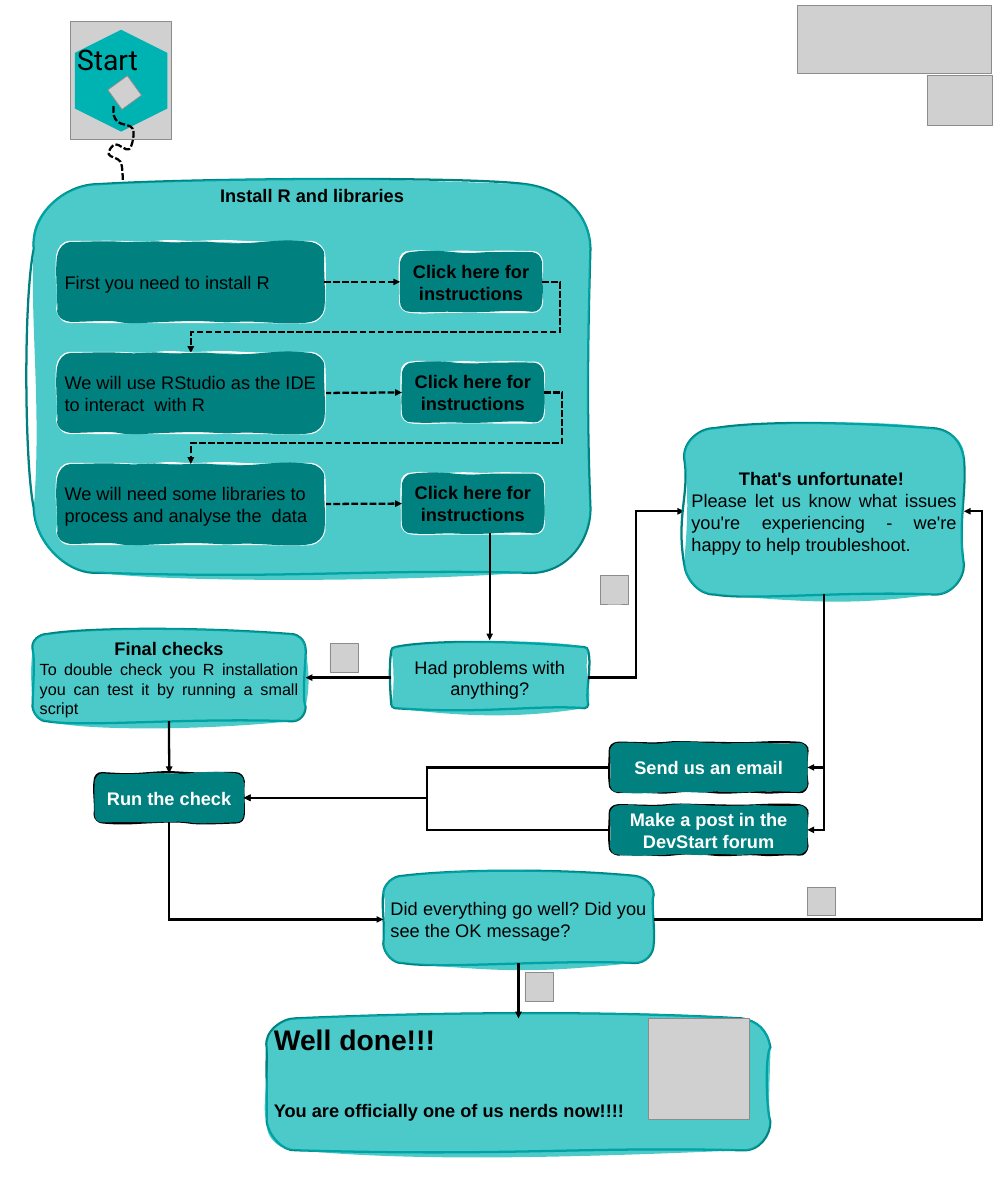
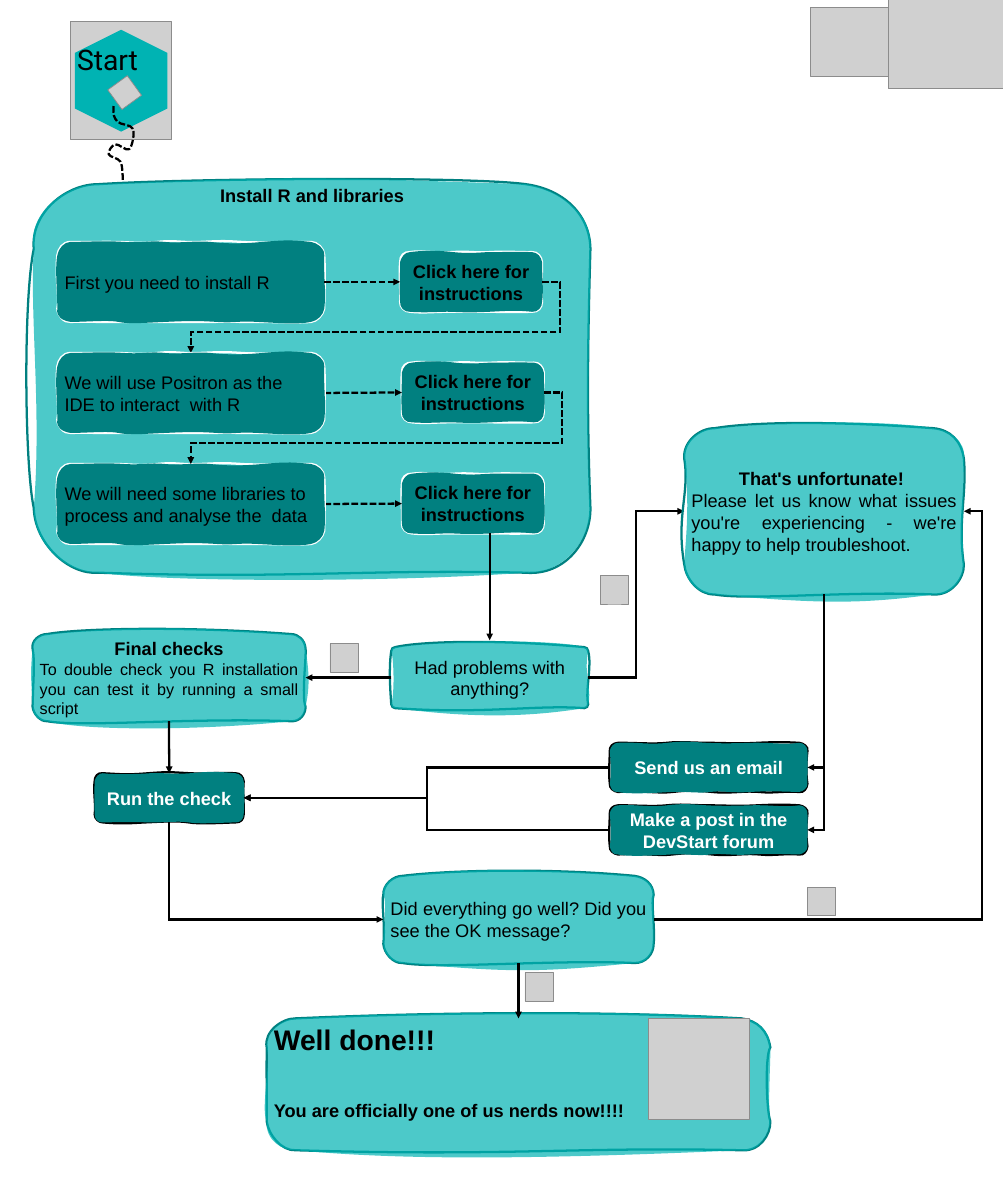
Before and after one commit to DevStart-Hub/DevStart, a slide deck: slide 1 of resources/GettingStartedWithDevStart/FlowchartR.pptx. Drawn at 1003x1204 pixels with LibreOffice and Linux fonts; fonts in the diff are those of the drawing; grey boxes stand for pictures; background and template pictures are left out. Boxes give left, top, right and bottom in pixels: in the first picture for what was removed or moved away, otherwise in the second. Text is boxed around its words. In the diff, an @@ line names an element or a change of style, - is before the commit and + after.

Commit message:
Movign from spyder to Positron Fixes #28

```diff
--- a/resources/GettingStartedWithDevStart/FlowchartR.pptx
+++ b/resources/GettingStartedWithDevStart/FlowchartR.pptx
@@ picture removed at [798, 6, 991, 74] @@
@@ picture: place and size @@
-picture at [927, 75, 992, 125]
+picture at [811, 7, 900, 76]
@@ picture added at [888, 0, 1003, 88] @@
@@ text in freeform shape at [65, 376, 282, 411]: text changed @@
-We will use RStudio as the IDE to interact with R
+We will use Positron as the IDE to interact with R
```
Also in this commit, not shown: 28 other files.
